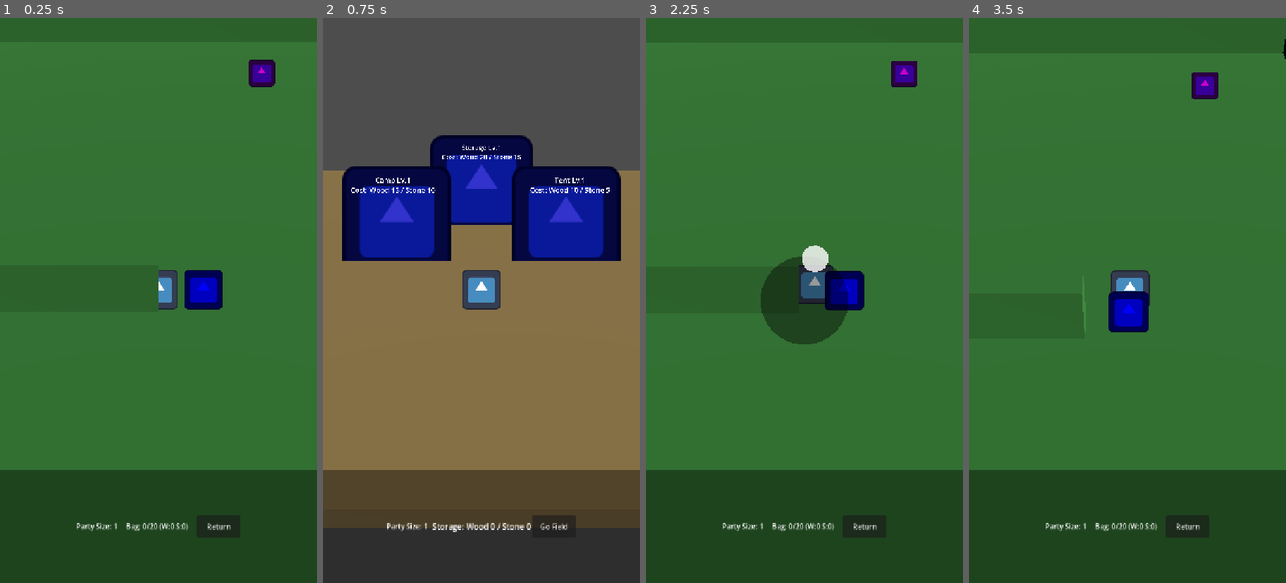
Above: before the commit, frames 1-4 (left to right).
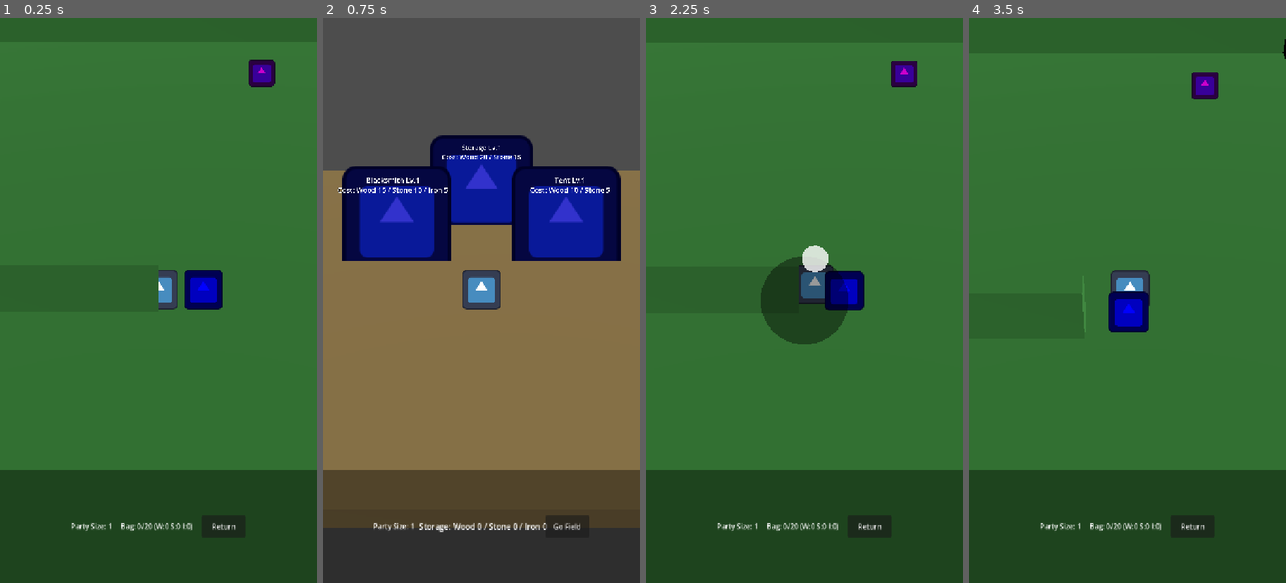
Above: after the commit, the same moments.

Repository: Usobanana/antigravity-prototype_TOH
Game: Godot game, scene res://scenes/levels/Field.tscn
The game is run twice, just before and just after one commit, with the same random seed, the same clock (stepped at 60 frames per second) and the same inputs. The engine's default icon, where the game draws it, is replaced by a stand-in: a white triangle on a blue panel in a dark square.
Inputs (mouse positions are in pixels of both pictures, inside the frame that each line leads up to):
- Up to frame 1 (0.25 s): no input
- Up to frame 2 (0.75 s): click "Return" at 0.5 s
- Up to frame 3 (2.25 s): click "Go Field" at 1.25 s; tap Enter at 2 s; drag from (804, 300) to (836, 176) at 2.02 s
- Up to frame 4 (3.5 s): drag from (1064, 328) to (1111, 413) at 2.77 s

The runs differ from the first frame. In frame 1, 0.4% of the frame differs, in the area x 22-78%, y 88-92%; in frame 2, 1.0%, in the area x 4-84%, y 28-91%; in frame 3, 0.4%; in frame 4, 0.4%.

Commit message:
Add IronOre resource and Blacksmith facility

Diff:
--- a/antigravity-prototype-toh/scenes/levels/Base.tscn
+++ b/antigravity-prototype-toh/scenes/levels/Base.tscn
@@ -43,11 +43,12 @@
 base_cost_wood = 10
 base_cost_stone = 5
 
-[node name="Camp" parent="Facilities" instance=ExtResource("4_fac")]
+[node name="Blacksmith" parent="Facilities" instance=ExtResource("4_fac")]
 transform = Transform3D(1, 0, 0, 0, 1, 0, 0, 0, 1, -3, 0, -3)
-facility_name = "Camp"
+facility_name = "Blacksmith"
 base_cost_wood = 15
 base_cost_stone = 10
+base_cost_iron = 5
 
 [node name="Storage" parent="Facilities" instance=ExtResource("4_fac")]
 transform = Transform3D(1, 0, 0, 0, 1, 0, 0, 0, 1, 0, 0, -5)
--- a/antigravity-prototype-toh/scenes/levels/Field.tscn
+++ b/antigravity-prototype-toh/scenes/levels/Field.tscn
@@ -11,6 +11,7 @@
 [ext_resource type="PackedScene" path="res://scenes/actors/RangedEnemy.tscn" id="9_renemy"]
 [ext_resource type="PackedScene" path="res://scenes/actors/BossEnemy.tscn" id="10_boss"]
 [ext_resource type="Script" path="res://scripts/components/field.gd" id="11_field"]
+[ext_resource type="PackedScene" path="res://scenes/objects/IronOre.tscn" id="12_iron"]
 
 [sub_resource type="BoxShape3D" id="BoxShape3D_floor"]
 size = Vector3(40, 1, 40)
@@ -154,3 +155,13 @@
 transform = Transform3D(1, 0, 0, 0, 1, 0, 0, 0, 1, -15, 0, -5)
 spawn_scene = ExtResource("5_stone")
 respawn_time = 8.0
+
+[node name="IronOreSpawner1" parent="Resources" instance=ExtResource("7_spawner")]
+transform = Transform3D(1, 0, 0, 0, 1, 0, 0, 0, 1, 0, 0, 15)
+spawn_scene = ExtResource("12_iron")
+respawn_time = 12.0
+
+[node name="IronOreSpawner2" parent="Resources" instance=ExtResource("7_spawner")]
+transform = Transform3D(1, 0, 0, 0, 1, 0, 0, 0, 1, -5, 0, 12)
+spawn_scene = ExtResource("12_iron")
+respawn_time = 12.0
--- /dev/null
+++ b/antigravity-prototype-toh/scenes/objects/IronOre.tscn
@@ -0,0 +1,21 @@
+[gd_scene load_steps=4 format=3]
+
+[ext_resource type="Script" path="res://scripts/components/gatherable.gd" id="1_gather"]
+[ext_resource type="Texture2D" uid="uid://cx61xx" path="res://icon.svg" id="2_icon"]
+
+[sub_resource type="CylinderShape3D" id="CylinderShape3D_iron"]
+height = 1.0
+radius = 0.5
+
+[node name="IronOre" type="StaticBody3D" groups=["Gatherable", "IronOre"]]
+script = ExtResource("1_gather")
+
+[node name="CollisionShape3D" type="CollisionShape3D" parent="."]
+transform = Transform3D(1, 0, 0, 0, 1, 0, 0, 0, 1, 0, 0.5, 0)
+shape = SubResource("CylinderShape3D_iron")
+
+[node name="Sprite3D" type="Sprite3D" parent="."]
+transform = Transform3D(1, 0, 0, 0, 1, 0, 0, 0, 1, 0, 0.5, 0)
+modulate = Color(0.2, 0.5, 0.8, 1) # 青みがかった色
+billboard = 1
+texture = ExtResource("2_icon")
--- a/antigravity-prototype-toh/scripts/autoload/game_state_manager.gd
+++ b/antigravity-prototype-toh/scripts/autoload/game_state_manager.gd
@@ -2,45 +2,52 @@
 
 var wood: int = 0
 var stone: int = 0
+var iron: int = 0
 
 var bag_wood: int = 0
 var bag_stone: int = 0
+var bag_iron: int = 0
 var max_bag_capacity: int = 20
 
 var max_party_size: int = 1
 var player_damage_bonus: int = 0
 
-signal resources_changed(wood: int, stone: int, bag_wood: int, bag_stone: int, max_bag: int)
+signal resources_changed(wood: int, stone: int, iron: int, bag_wood: int, bag_stone: int, bag_iron: int, max_bag: int)
 
 func add_to_bag(type: String, amount: int) -> bool:
-	if bag_wood + bag_stone + amount > max_bag_capacity:
+	if bag_wood + bag_stone + bag_iron + amount > max_bag_capacity:
 		return false
 
 	if type == "wood":
 		bag_wood += amount
-	else:
+	elif type == "stone":
 		bag_stone += amount
+	elif type == "iron":
+		bag_iron += amount
 
-	resources_changed.emit(wood, stone, bag_wood, bag_stone, max_bag_capacity)
+	resources_changed.emit(wood, stone, iron, bag_wood, bag_stone, bag_iron, max_bag_capacity)
 	return true
 
 func deposit_all() -> void:
-	if bag_wood == 0 and bag_stone == 0:
+	if bag_wood == 0 and bag_stone == 0 and bag_iron == 0:
 		return
 
 	wood += bag_wood
 	stone += bag_stone
+	iron += bag_iron
 	bag_wood = 0
 	bag_stone = 0
+	bag_iron = 0
 
-	resources_changed.emit(wood, stone, bag_wood, bag_stone, max_bag_capacity)
+	resources_changed.emit(wood, stone, iron, bag_wood, bag_stone, bag_iron, max_bag_capacity)
 
 
-func spend_resources(cost_wood: int, cost_stone: int) -> bool:
-	if wood >= cost_wood and stone >= cost_stone:
+func spend_resources(cost_wood: int, cost_stone: int, cost_iron: int = 0) -> bool:
+	if wood >= cost_wood and stone >= cost_stone and iron >= cost_iron:
 		wood -= cost_wood
 		stone -= cost_stone
-		resources_changed.emit(wood, stone, bag_wood, bag_stone, max_bag_capacity)
+		iron -= cost_iron
+		resources_changed.emit(wood, stone, iron, bag_wood, bag_stone, bag_iron, max_bag_capacity)
 		return true
 	return false
 
@@ -53,4 +60,4 @@
 
 func upgrade_bag_capacity() -> void:
 	max_bag_capacity += 10
-	resources_changed.emit(wood, stone, bag_wood, bag_stone, max_bag_capacity)
+	resources_changed.emit(wood, stone, iron, bag_wood, bag_stone, bag_iron, max_bag_capacity)
--- a/antigravity-prototype-toh/scripts/components/facility.gd
+++ b/antigravity-prototype-toh/scripts/components/facility.gd
@@ -4,6 +4,7 @@
 @export var facility_name: String = "Tent"
 @export var base_cost_wood: int = 10
 @export var base_cost_stone: int = 5
+@export var base_cost_iron: int = 0
 
 var current_level: int = 1
 
@@ -18,13 +19,21 @@
 func _update_label() -> void:
 	var req_wood = get_current_wood_cost()
 	var req_stone = get_current_stone_cost()
-	label_3d.text = "%s Lv.%d\nCost: Wood %d / Stone %d" % [facility_name, current_level, req_wood, req_stone]
+	var req_iron = get_current_iron_cost()
+
+	if req_iron > 0:
+		label_3d.text = "%s Lv.%d\nCost: Wood %d / Stone %d / Iron %d" % [facility_name, current_level, req_wood, req_stone, req_iron]
+	else:
+		label_3d.text = "%s Lv.%d\nCost: Wood %d / Stone %d" % [facility_name, current_level, req_wood, req_stone]
 
 func get_current_wood_cost() -> int:
 	return base_cost_wood * current_level
 
 func get_current_stone_cost() -> int:
 	return base_cost_stone * current_level
+
+func get_current_iron_cost() -> int:
+	return base_cost_iron * current_level
 
 func _on_body_entered(body: Node3D) -> void:
 	if body.is_in_group("Player"):
@@ -51,8 +60,9 @@
 func try_upgrade() -> bool:
 	var req_wood = get_current_wood_cost()
 	var req_stone = get_current_stone_cost()
+	var req_iron = get_current_iron_cost()
 
-	if GameStateManager.spend_resources(req_wood, req_stone):
+	if GameStateManager.spend_resources(req_wood, req_stone, req_iron):
 		current_level += 1
 		_apply_upgrade_effect()
 		_update_label()
@@ -62,7 +72,7 @@
 func _apply_upgrade_effect() -> void:
 	if facility_name == "Tent":
 		GameStateManager.upgrade_party_size()
-	elif facility_name == "Camp":
+	elif facility_name == "Blacksmith":
 		GameStateManager.upgrade_damage()
 	elif facility_name == "Storage":
 		GameStateManager.upgrade_bag_capacity()
--- a/antigravity-prototype-toh/scripts/components/hud.gd
+++ b/antigravity-prototype-toh/scripts/components/hud.gd
@@ -26,7 +26,7 @@
 	# GameStateManagerからのリソース更新シグナルに接続
 	if GameStateManager:
 		GameStateManager.resources_changed.connect(_on_resources_changed)
-		_on_resources_changed(GameStateManager.wood, GameStateManager.stone, GameStateManager.bag_wood, GameStateManager.bag_stone, GameStateManager.max_bag_capacity)
+		_on_resources_changed(GameStateManager.wood, GameStateManager.stone, GameStateManager.iron, GameStateManager.bag_wood, GameStateManager.bag_stone, GameStateManager.bag_iron, GameStateManager.max_bag_capacity)
 
 		# パーティ数の更新表示
 		update_party_count(GameStateManager.max_party_size)
@@ -34,12 +34,12 @@
 func update_party_count(max_val: int) -> void:
 	party_label.text = "Party Size: %d" % max_val
 
-func _on_resources_changed(wood: int, stone: int, bag_wood: int, bag_stone: int, max_bag: int) -> void:
+func _on_resources_changed(wood: int, stone: int, iron: int, bag_wood: int, bag_stone: int, bag_iron: int, max_bag: int) -> void:
 	if get_tree().current_scene and get_tree().current_scene.name == "Field":
-		var total_bag = bag_wood + bag_stone
-		resource_label.text = "Bag: %d/%d (W:%d S:%d)" % [total_bag, max_bag, bag_wood, bag_stone]
+		var total_bag = bag_wood + bag_stone + bag_iron
+		resource_label.text = "Bag: %d/%d (W:%d S:%d I:%d)" % [total_bag, max_bag, bag_wood, bag_stone, bag_iron]
 	else:
-		resource_label.text = "Storage: Wood %d / Stone %d" % [wood, stone]
+		resource_label.text = "Storage: Wood %d / Stone %d / Iron %d" % [wood, stone, iron]
 
 	# 更新時にラベルをバウンス（跳ねる）させるTweenアニメーション
 	if is_inside_tree():
--- a/antigravity-prototype-toh/scripts/components/player.gd
+++ b/antigravity-prototype-toh/scripts/components/player.gd
@@ -145,7 +145,10 @@
 					var can_gather = false
 					if target.name.begins_with("Tree"):
 						can_gather = GameStateManager.add_to_bag("wood", 1)
+					elif target.name.begins_with("IronOre") or target.is_in_group("IronOre"):
+						can_gather = GameStateManager.add_to_bag("iron", 1)
 					else:
+						# Stone または その他
 						can_gather = GameStateManager.add_to_bag("stone", 1)
 
 					if can_gather:
@@ -159,7 +162,10 @@
 
 							var tex = preload("res://icon.svg")
 							if target.name.begins_with("Stone"):
-								tex = preload("res://icon.svg") # 実際の石のテクスチャがあればここを差し替え
+								tex = preload("res://icon.svg")
+								effect.setup(target.global_position, global_position, tex)
+							elif target.name.begins_with("IronOre") or target.is_in_group("IronOre"):
+								tex = preload("res://icon.svg")
 								effect.setup(target.global_position, global_position, tex)
 							else:
 								effect.setup(target.global_position, global_position, tex)
@@ -180,7 +186,7 @@
 		return
 
 	# 2. バッグがいっぱいでないか、素材の存在チェック（採取は安全圏で）
-	if GameStateManager.bag_wood + GameStateManager.bag_stone < GameStateManager.max_bag_capacity:
+	if GameStateManager.bag_wood + GameStateManager.bag_stone + GameStateManager.bag_iron < GameStateManager.max_bag_capacity:
 		if _get_closest_gatherable() != null:
 			_change_state(State.GATHER)
 			return
